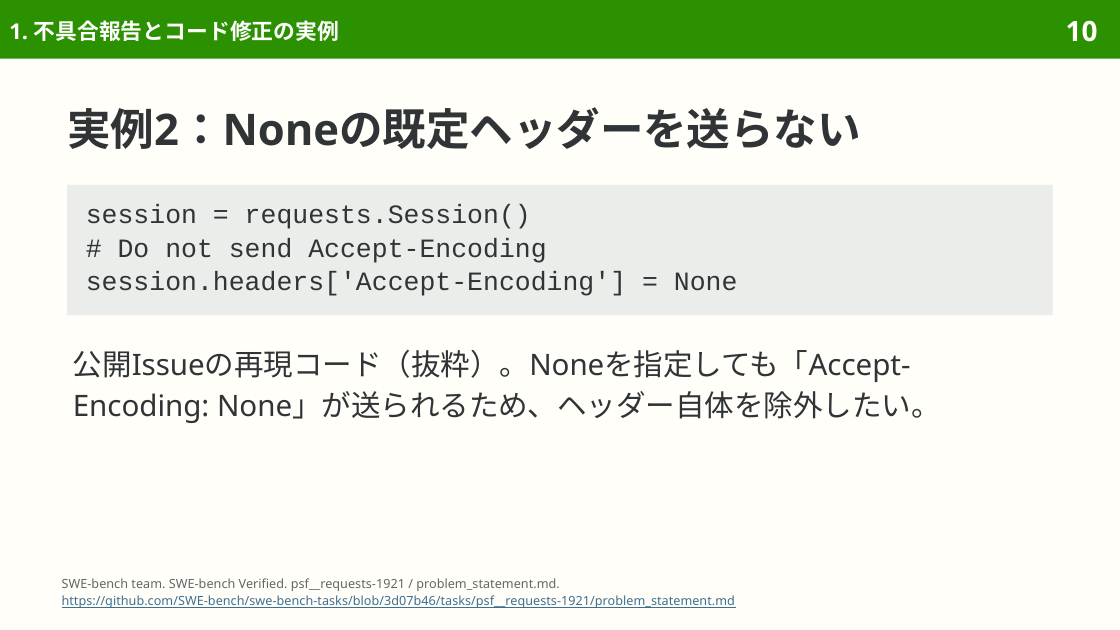
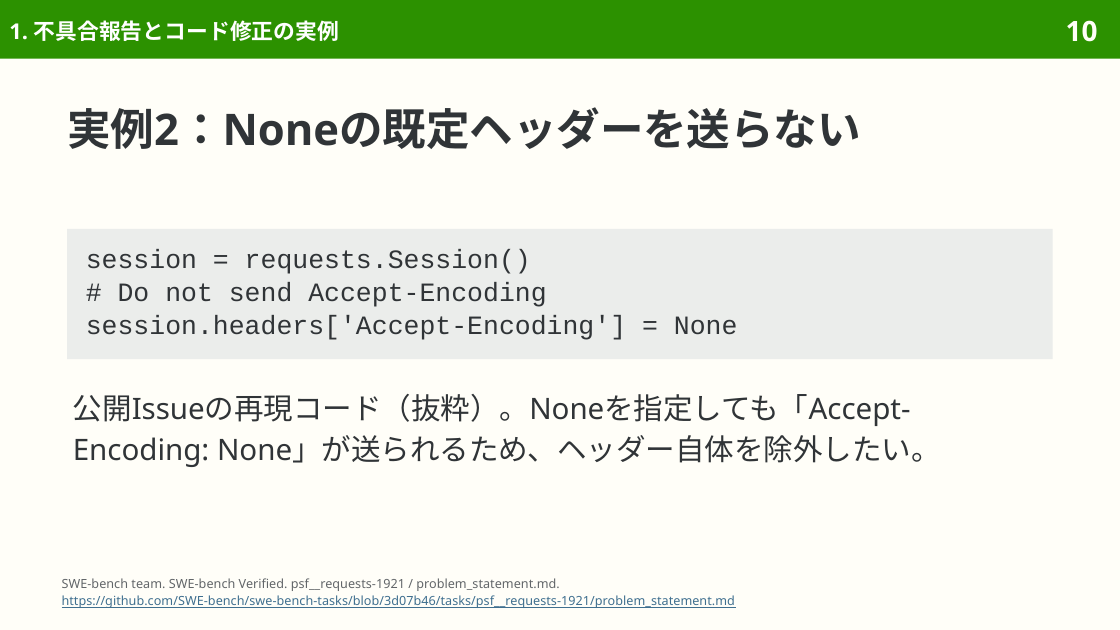
Before and after one commit to sasakiy84/datasets-in-10-minutes, a slide deck: slide 10 of slides/datasets-in-10-minutes-swe-bench-verified.pptx. Drawn at 1120x630 pixels with LibreOffice and Linux fonts; fonts in the diff are those of the drawing. Boxes give left, top, right and bottom in pixels: in the first picture for what was removed or moved away, otherwise in the second. Text is boxed around its words. In the diff, an @@ line names an element or a change of style, - is before the commit and + after.

Commit message:
Prioritize individual slide layout within a consistent visual tone

```diff
--- a/slides/datasets-in-10-minutes-swe-bench-verified.pptx
+++ b/slides/datasets-in-10-minutes-swe-bench-verified.pptx
@@ rectangle "session = requests.Session()": place and size @@
-rectangle "session = requests.Session()" at (67, 185, 1053, 315)
+rectangle "session = requests.Session()" at (67, 228, 1053, 358)
@@ text "公開Issueの再現コード（抜粋）。Noneを指定しても「Accept-Encoding: None」が送られるため、ヘ ...": place and size @@
-text "公開Issueの再現コード（抜粋）。Noneを指定しても「Accept-Encoding: None」が送られるため、ヘ ..." at (73, 350, 941, 423)
+text "公開Issueの再現コード（抜粋）。Noneを指定しても「Accept-Encoding: None」が送られるため、ヘ ..." at (73, 394, 941, 467)
```
Also in this commit, not shown: 14 other slides changed, 4 other files.
